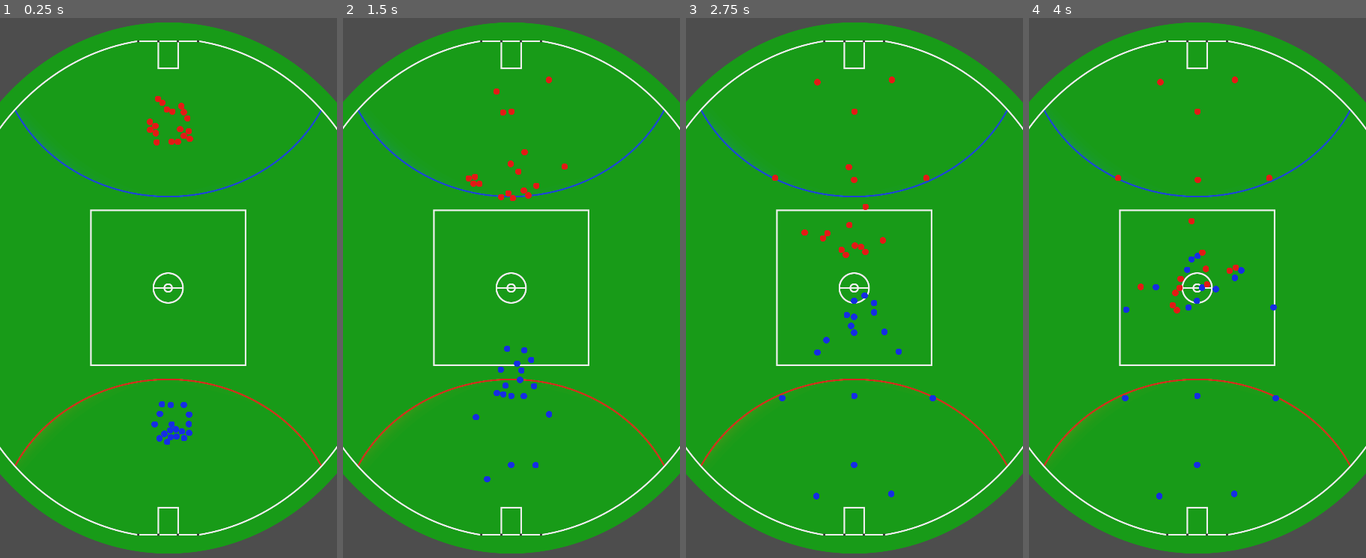
Above: before the commit, frames 1-4 (left to right).
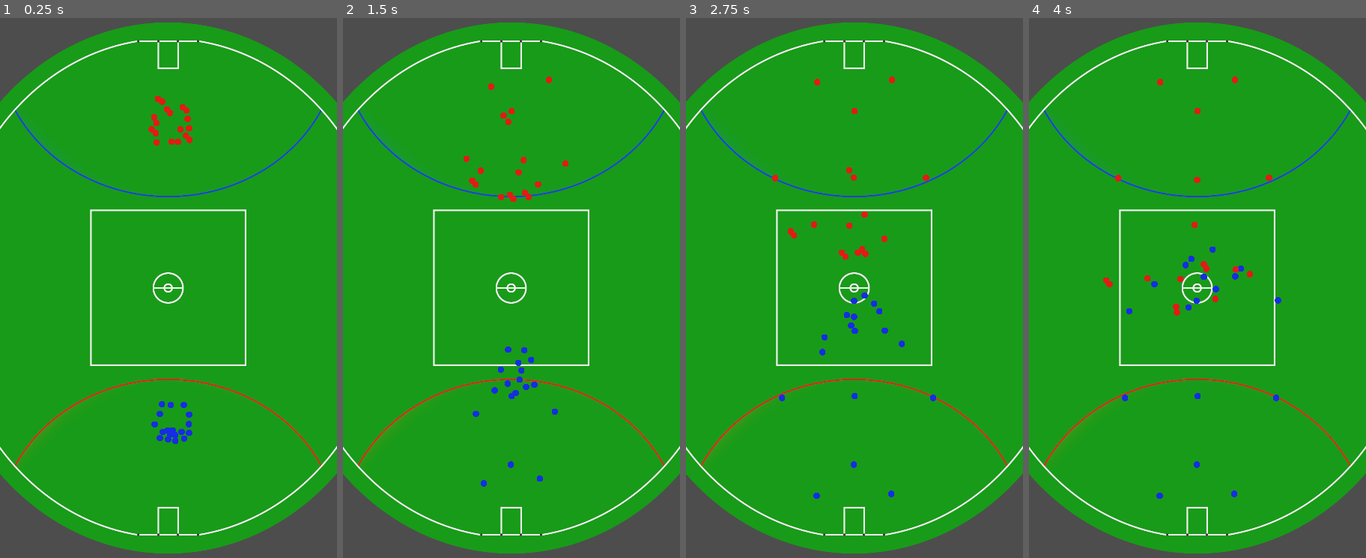
Above: after the commit, the same moments.

Repository: smartshark27/flat-footy
Game: Godot game, scene res://scenes/match.tscn
The game is run twice, just before and just after one commit, with the same random seed, the same clock (stepped at 60 frames per second) and the same inputs.
Inputs:
- Up to frame 1 (0.25 s): no input
- Up to frame 2 (1.5 s): no input
- Up to frame 3 (2.75 s): no input
- Up to frame 4 (4 s): no input

The runs differ from the first frame. In frame 1, 0.3% of the frame differs, in the area x 43-58%, y 14-80%; in frame 2, 0.6%, in the area x 35-67%, y 10-87%; in frame 3, 0.5%; in frame 4, 0.6%.

Commit message:
Teleport to centre bounce positions after 5 secs

Diff:
--- a/project/scenes/match.tscn
+++ b/project/scenes/match.tscn
@@ -24,3 +24,10 @@
 position = Vector2(549, 396)
 attack_direction = "red"
 player_texture = ExtResource("6_uhq74")
+
+[node name="StartTimer" type="Timer" parent="."]
+wait_time = 5.0
+one_shot = true
+autostart = true
+
+[connection signal="timeout" from="StartTimer" to="." method="_on_start_timer_timeout"]
--- a/project/scenes/player.tscn
+++ b/project/scenes/player.tscn
@@ -4,6 +4,7 @@
 [ext_resource type="Texture2D" uid="uid://bds35r5e7ijv7" path="res://art/Footy.png" id="3_n8bwf"]
 
 [sub_resource type="CircleShape2D" id="CircleShape2D_kg44s"]
+radius = 8.0
 
 [node name="Player" type="CharacterBody2D"]
 script = ExtResource("1_xxd27")
--- a/project/scripts/match.gd
+++ b/project/scripts/match.gd
@@ -1,11 +1,6 @@
 extends Node2D
 
 
-# Called when the node enters the scene tree for the first time.
-func _ready() -> void:
-	pass # Replace with function body.
-
-
-# Called every frame. 'delta' is the elapsed time since the previous frame.
-func _process(delta: float) -> void:
-	pass
+func _on_start_timer_timeout() -> void:
+	$BlueTeam.teleport_to_centre_bounce_positions()
+	$RedTeam.teleport_to_centre_bounce_positions()
--- a/project/scripts/player.gd
+++ b/project/scripts/player.gd
@@ -4,7 +4,8 @@
 @export var centre_bounce_position: Vector2
 
 const RUN_SPEED: float = 7 * Globals.PIXEL_PER_METRE * 2
-const BUMP_MULTIPLIER: float = 8.0
+const BUMP_MULTIPLIER: float = 10.0
+# Rotate bump angle so that players can move past each other
 const BUMP_ROTATION: float = PI / 10
 const MAX_KICK_METRES: float = 60.0
 const BALL_PLAYER_DISPOSAL_SEPARATION = 24.0
@@ -12,6 +13,16 @@
 const BALL_SCENE: PackedScene = preload("res://scenes/ball.tscn")
 
 var state: Globals.PlayerState = Globals.PlayerState.STANDING
+
+
+func teleport_to_centre_bounce_position() -> void:
+	state = Globals.PlayerState.STANDING
+	global_position = centre_bounce_position
+
+
+func get_bumped(direction: Vector2) -> void:
+	$BumpTimer.start()
+	global_position = global_position - direction * BUMP_MULTIPLIER
 
 
 func _physics_process(delta: float) -> void:
@@ -56,10 +67,6 @@
 	var target_direction: Vector2 = (
 		_get_stadium().get_node("BlueGoalMiddle").global_position - global_position
 	).normalized()
-	# Uncomment to temporarily change direction
-	#var target_direction: Vector2 = (
-		#_get_stadium().get_node("BlueGoalMiddle").global_position + Vector2(150, 0) - global_position
-	#).normalized()
 	var target_point: Vector2 = global_position + (target_direction * kick_aim_length)
 
 	var match_ball = BALL_SCENE.instantiate()
@@ -109,10 +116,6 @@
 		player.get_bumped(direction)
 		$BumpTimer.start()
 
-func get_bumped(direction: Vector2) -> void:
-	$BumpTimer.start()
-	global_position = global_position - direction * BUMP_MULTIPLIER
-
 
 func _get_match_ball() -> Node2D:
 	return _get_match().get_node("Ball")
--- a/project/scripts/team.gd
+++ b/project/scripts/team.gd
@@ -3,6 +3,10 @@
 @export var attack_direction: String
 @export var player_texture: Texture2D
 
+
+func teleport_to_centre_bounce_positions() -> void:
+	for player in _get_players():
+		player.teleport_to_centre_bounce_position()
 
 # Called when the node enters the scene tree for the first time.
 func _ready() -> void:
